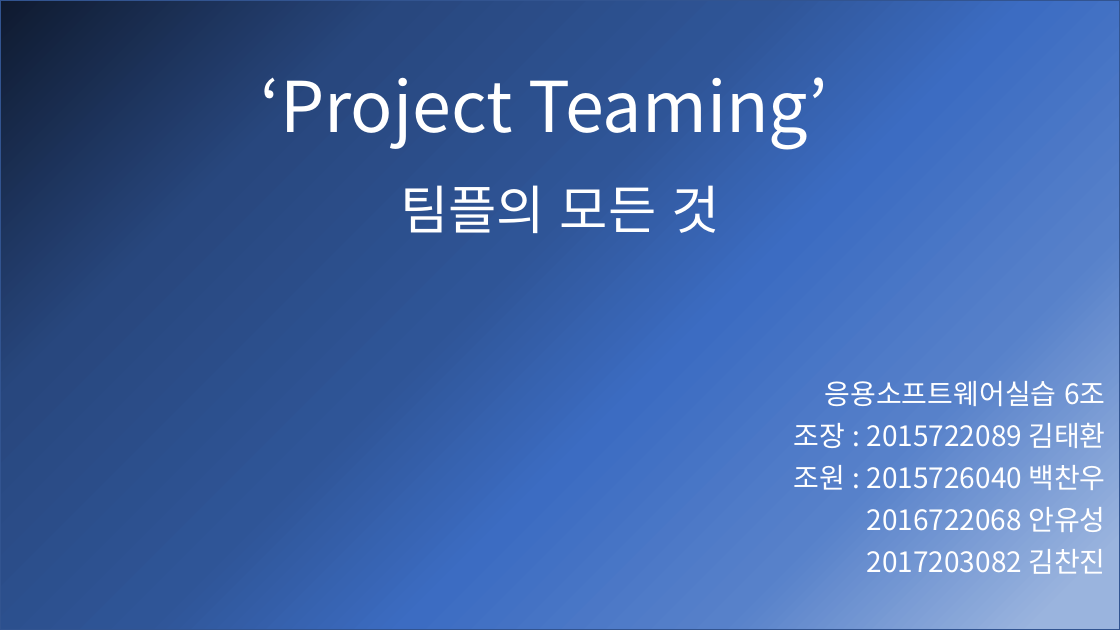
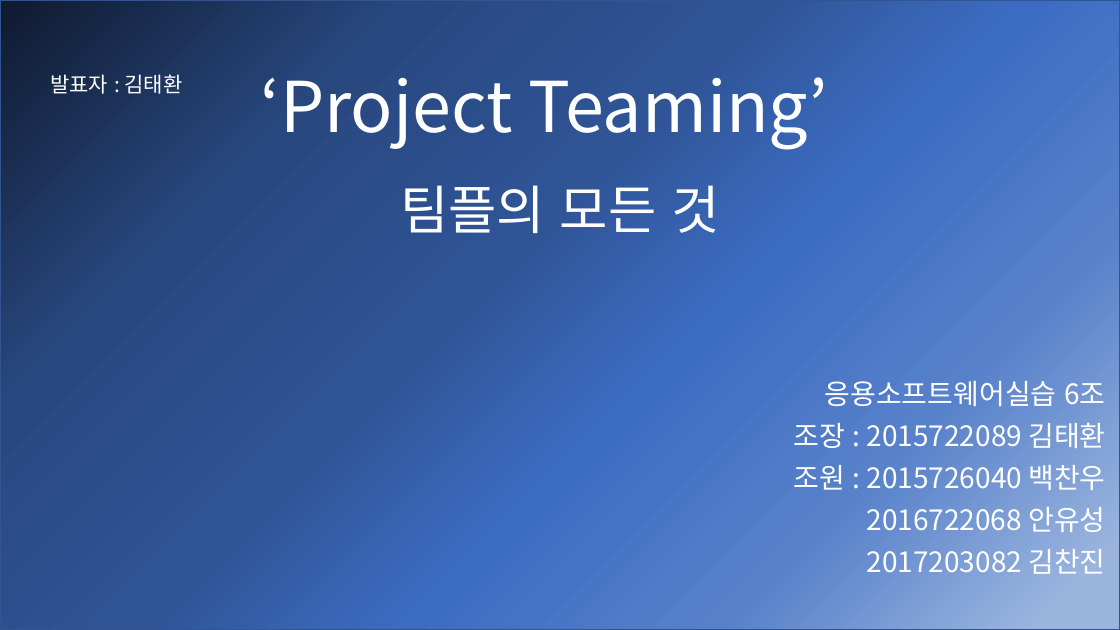
Before and after one commit to captainSosil/Teaming, a slide deck: slide 1 of Desktop/응소실플젝/2020학년도응소실/응용소프트웨어실습_6조_최종발표자료.pptx. Drawn at 1120x630 pixels with LibreOffice and Linux fonts; fonts in the diff are those of the drawing. Boxes give left, top, right and bottom in pixels: in the first picture for what was removed or moved away, otherwise in the second. Text is boxed around its words. In the diff, an @@ line names an element or a change of style, - is before the commit and + after.

Commit message:
최종발표자료 수정
최종발표자료 수정

```diff
--- a/Desktop/응소실플젝/2020학년도응소실/응용소프트웨어실습_6조_최종발표자료.pptx
+++ b/Desktop/응소실플젝/2020학년도응소실/응용소프트웨어실습_6조_최종발표자료.pptx
@@ text added at (50, 74, 183, 94), 18 pt, text #FFFFFF @@
+발표자 : 김태환
```
Also in this commit, not shown: 4 other slides changed, 1 slide added.
